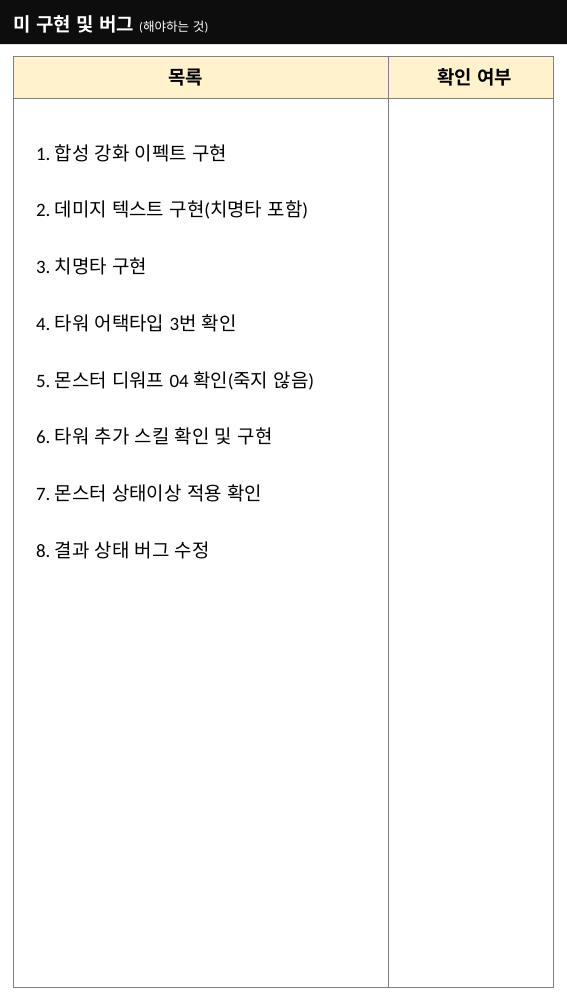
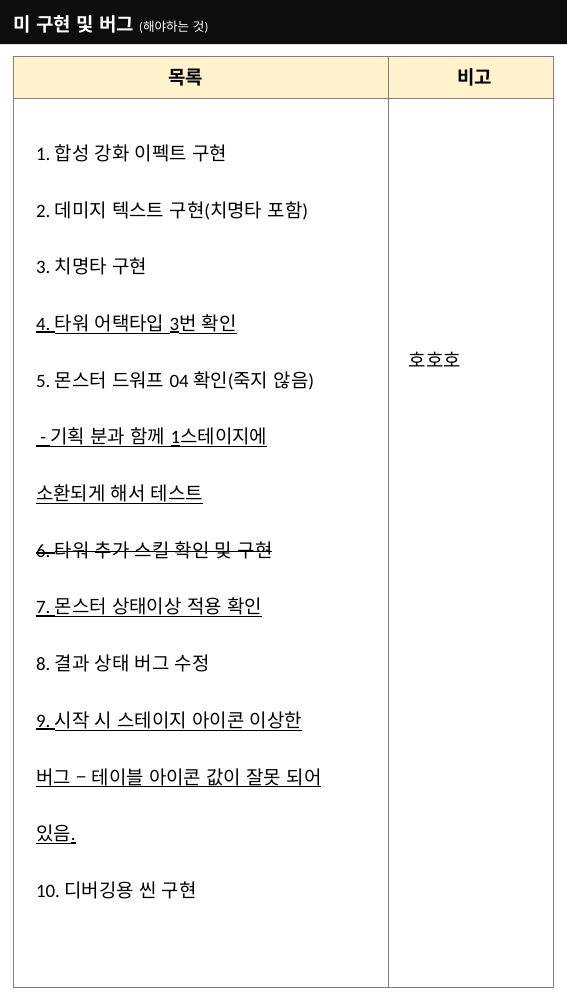
Before and after one commit to kimmk1533/DefensiveDungeon, a slide deck: slide 1 of Documents/버그1110.pptx. Drawn at 567x1008 pixels with LibreOffice and Linux fonts; fonts in the diff are those of the drawing. Boxes give left, top, right and bottom in pixels: in the first picture for what was removed or moved away, otherwise in the second. Text is boxed around its words. In the diff, an @@ line names an element or a change of style, - is before the commit and + after.

Commit message:
문서 업데이트
 - 버그 목록 수정
 - 일정표 추가

```diff
--- a/Documents/버그1110.pptx
+++ b/Documents/버그1110.pptx
@@ text at (457, 68, 492, 86): text changed @@
-확인 여부
+비고
@@ text at (36, 314, 273, 617): underline on in "4. 타워 어택타입 3번 확인", "7. 몬스터 상태이상 적용 확인"; strikethrough on in "6. 타워 추가 스킬 확인 및 구현" @@
@@ text added at (409, 351, 461, 367), 18 pt, text #000000 @@
+호호호
@@ text at (36, 371, 315, 504): text changed @@
-5. 몬스터 디워프 04 확인(죽지 않음)
+5. 몬스터 드워프 04 확인(죽지 않음)
+- 기획 분과 함께 1스테이지에 소환되게 해서 테스트
@@ text at (36, 711, 322, 899): paragraphs added @@
+9. 시작 시 스테이지 아이콘 이상한 버그 – 테이블 아이콘 값이 잘못 되어 있음.
+10. 디버깅용 씬 구현
```
Also in this commit, not shown: 1 other file.
